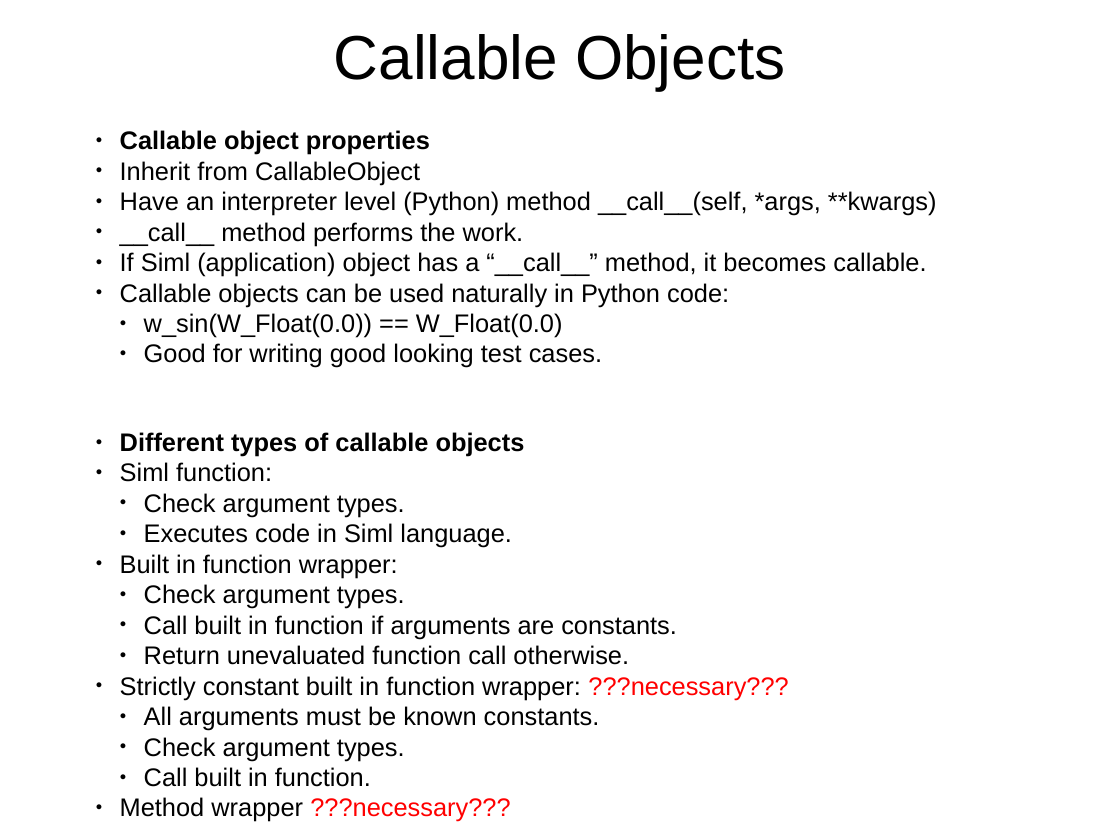
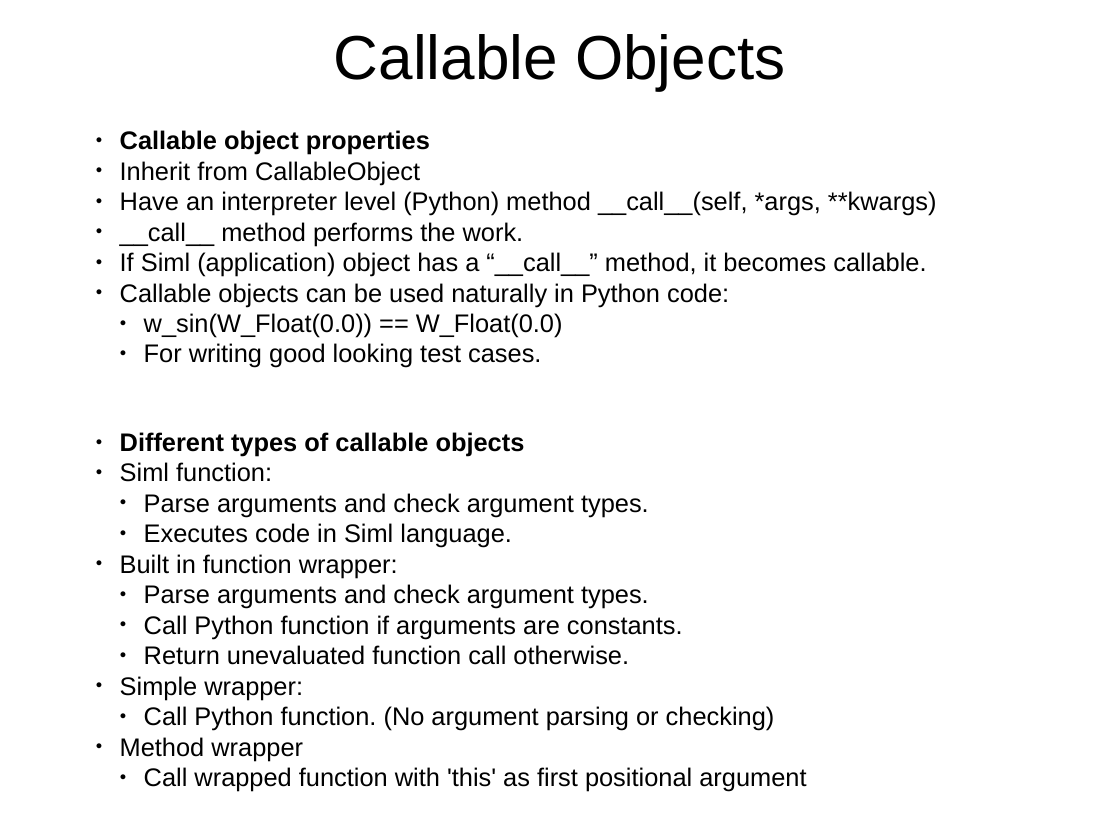
Before and after one commit to eike-welk/freeode, a slide deck: slide 9 of freeode_py/SIML Compiler Outline.odp. Drawn at 1120x840 pixels with LibreOffice and Linux fonts; fonts in the diff are those of the drawing. Boxes give left, top, right and bottom in pixels: in the first picture for what was removed or moved away, otherwise in the second. Text is boxed around its words. In the diff, an @@ line names an element or a change of style, - is before the commit and + after.

Commit message:
Implemented wrapper for built in Python functions. Implemented basic mechanism for new, unified style of call-able objects.

```diff
--- a/freeode_py/SIML Compiler Outline.odp
+++ b/freeode_py/SIML Compiler Outline.odp
@@ text at bbox=[144, 343, 541, 368]: text changed @@
-  ● Good for writing good looking test cases.
+  ● For writing good looking test cases.
@@ text at bbox=[144, 493, 649, 517]: text changed @@
-  ● Check argument types.
+  ● Parse arguments and check argument types.
@@ text at bbox=[144, 584, 683, 639]: text changed @@
-  ● Check argument types.
-  ● Call built in function if arguments are constants.
+  ● Parse arguments and check argument types.
+  ● Call Python function if arguments are constants.
@@ text at bbox=[120, 676, 806, 792]: text changed @@
-● Strictly constant built in function wrapper: ???necessary???
-  ● All arguments must be known constants.
-  ● Check argument types.
-  ● Call built in function.
-● Method wrapper ???necessary???
+● Simple wrapper:
+  ● Call Python function. (No argument parsing or checking)
+● Method wrapper
+  ● Call wrapped function with 'this' as first positional argument
```
Also in this commit, not shown: 3 other files.
